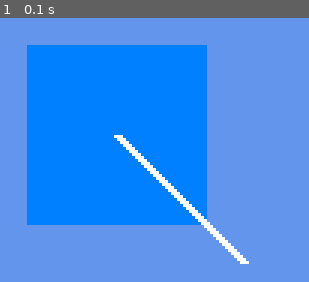
Above: before the commit, frame 1.
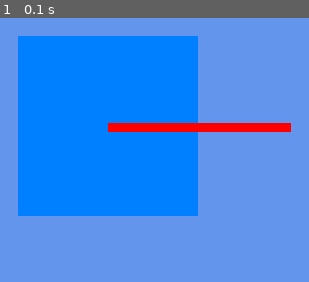
Above: after the commit, the same moment.

Repository: Rernokk/Spring2018
Game: pygame game, started from Python/MovingAgentsAssignment/MovingAgentsAssignment/main.py
Two runs of this game, one before a commit and one after it. Both use one fixed random seed, a clock stepped at 60 frames per second and the inputs below.
Inputs:
- Up to frame 1 (0.1 s): no input

The runs differ from the first frame. In frame 1, 11% of the frame differs, in the area x 5-95%, y 6-94%.

Commit message:
Python AI Project - Attempting to Add Wandering

Diff:
--- a/Python/MovingAgentsAssignment/MovingAgentsAssignment/Enemy.py
+++ b/Python/MovingAgentsAssignment/MovingAgentsAssignment/Enemy.py
@@ -1,5 +1,6 @@
 import pygame
 import Vector
+import random
 from pygame import *
 from Vector import *
 
@@ -7,7 +8,7 @@
     """Character Object Base"""
     position = Vector(0,0)
     velocity = Vector(0,0)
-    orientation = 0
+    orientation = Vector(0,0)
     angAccel = 0
     angVel = 0
     size = 0
@@ -29,7 +30,8 @@
     def draw(self, screen):
         self.drawRect = pygame.Rect(self.position.x, self.position.y, self.size, self.size)
         pygame.draw.rect(screen, (0,128,255), self.drawRect)
-        pygame.draw.line(screen, (255,255,255), self.drawRect.center, (self.position.x + self.size / 2 + self.velocity.normalize().scale(self.size).x, self.position.y + self.size / 2 + self.velocity.normalize().scale(self.size).y), 3)
+        pygame.draw.line(screen, (0,255,255), self.drawRect.center, (self.position.x + self.size / 2 + self.velocity.normalize().scale(self.size).x, self.position.y + self.size / 2 + self.velocity.normalize().scale(self.size).y), 3)
+        pygame.draw.line(screen, (255,0,0), self.drawRect.center, (self.position.x + self.size / 2 + self.orientation.normalize().scale(self.size).x, self.position.y + self.size / 2 + self.orientation.normalize().scale(self.size).y), 3)
 
     def update(self):
         self.position += self.velocity.normalize()
@@ -43,8 +45,12 @@
         Enemy.__init__(self, size, position, velocity, orientation, 0, 0)
 
     def update(self):
+        if (self.orientation != self.velocity):
+            self.velocity = self.orientation
+
         if (self.behaviourState == "Wander"):
-            print("Wandering")
+            self.velocity += Vector (random.triangular(-1, 1), random.triangular(-1,1)).scale(0.1)
+            self.seek(self.position + self.velocity.scale(.05))
         elif (self.behaviourState == "Seek"):
             self.seek(Vector(150, 150))
 
@@ -53,4 +59,4 @@
             self.position = target
             self.behaviourState = "Wander"
         else:
-            self.position += (target - self.position).normalize()
+            self.position += (target - self.position).normalize().scale(.05)
